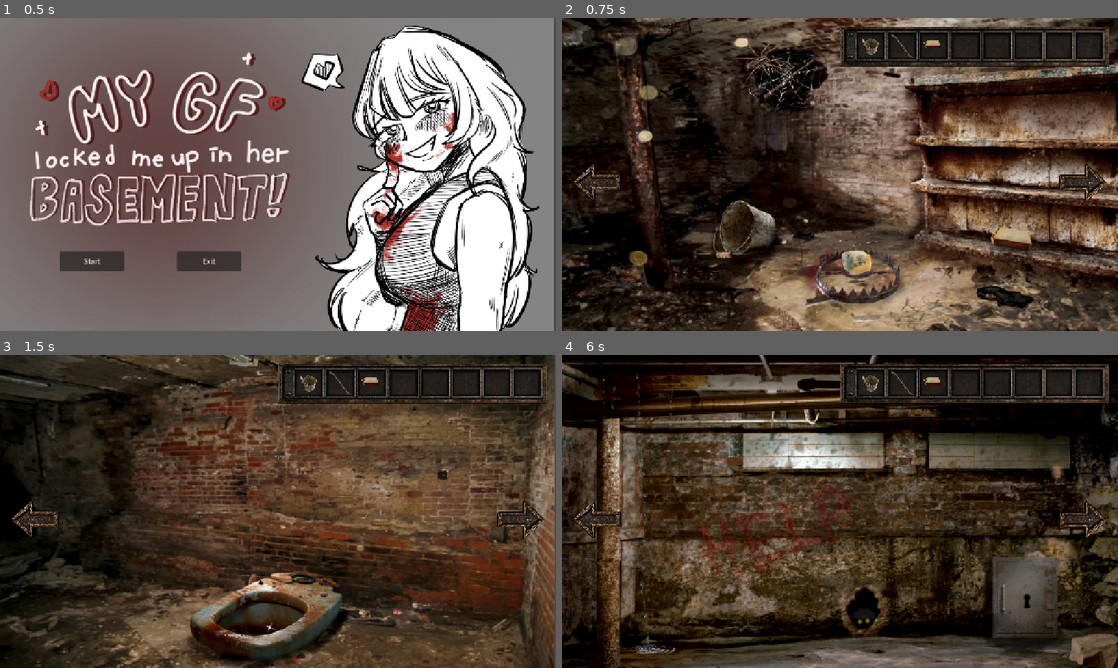
Above: before the commit, frames 1-4 (two rows, left to right).
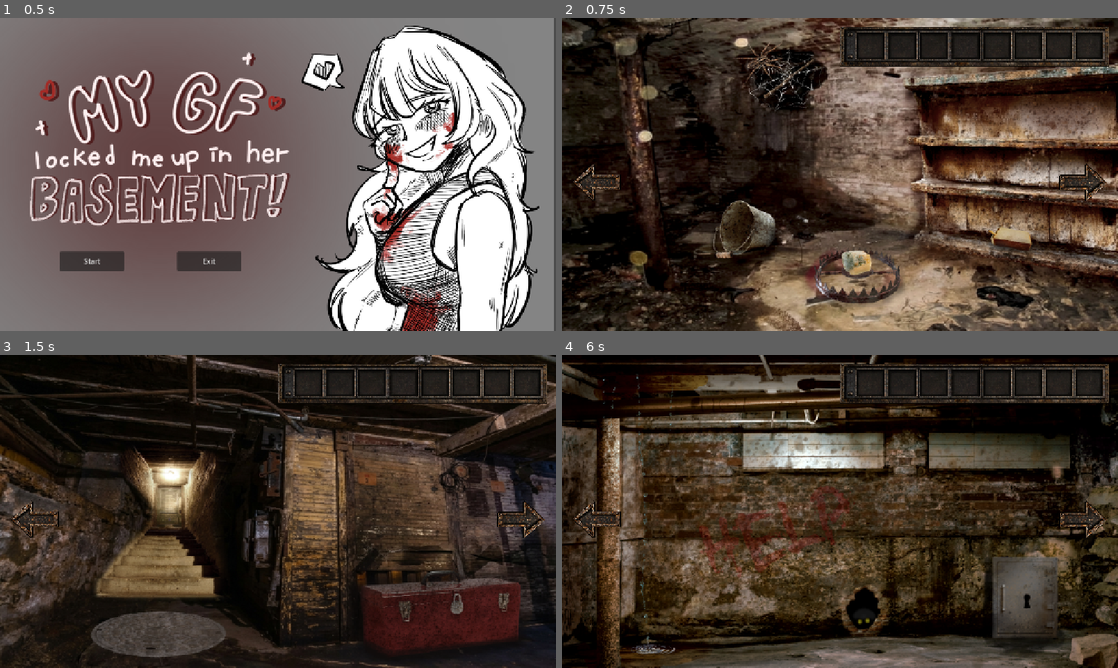
Above: after the commit, the same moments.

Repository: eseo564/Gamedevproject
Game: Godot game, scene res://scenes/Title.tscn
The game is run twice, just before and just after one commit, with the same random seed, the same clock (stepped at 60 frames per second) and the same inputs.
Inputs (mouse positions are in pixels of both pictures, inside the frame that each line leads up to):
- Up to frame 1 (0.5 s): no input
- Up to frame 2 (0.75 s): click "Start" at 0.5 s
- Up to frame 3 (1.5 s): click (33, 520) at 1.25 s
- Up to frame 4 (6 s): click (1084, 520) at 2 s; click (595, 520) at 2.75 s; click (1084, 520) at 3.5 s; click (595, 520) at 4.25 s; click (1084, 520) at 5 s; tap Enter at 5.75 s; move the mouse to (745, 567) at 5.77 s; click (745, 567) at 5.92 s

Frame 1 is identical in both runs. In frame 2, 0.2% of the frame differs, in the area x 54-68%, y 4-13%; in frame 3, 68%, in the area x 0-100%, y 0-100%; in frame 4, 0.2%.

Commit message:
room1 interactables done, working on room2 (not dialouge)

Diff:
--- a/scenes/Title.tscn
+++ b/scenes/Title.tscn
@@ -23,6 +23,7 @@
 offset_top = 537.0
 offset_right = 286.0
 offset_bottom = 582.0
+mouse_default_cursor_shape = 2
 text = "Start
 "
 
@@ -32,6 +33,7 @@
 offset_top = 537.0
 offset_right = 556.0
 offset_bottom = 582.0
+mouse_default_cursor_shape = 2
 text = "Exit"
 
 [connection signal="pressed" from="Button Manager/Start" to="." method="_on_start_pressed"]
--- a/scripts/game_manager.gd
+++ b/scripts/game_manager.gd
@@ -4,26 +4,21 @@
 var bucket_acquired = false
 var cheese_acquired = false
 var matches_acquired = false
-
+var stick_acquired = false
 var web_burned = false
-var web_interactions = 0
 
 # Room 2
-
-var rat_hole_interactions = 0
 var rat_removed = false
-
+var bucket_placed = false
 var bucket_filled = false
-
 var safe_opened = false
 var wall_code_discovered = false
+var uv_light_acquired = false
 
 # Room 3
-
 var padlock_dial_attached = false
 var toolbox_opened = false
 var sewer_opened = false
 
 # Toilet Room
-
 var toilet_flushed = false
--- a/scripts/inventory/inventory_ui.gd
+++ b/scripts/inventory/inventory_ui.gd
@@ -3,14 +3,14 @@
 
 var item_textures = {
 	"bucket": preload("res://assets/items/bucket.png"),
-	"filled_water_bucket": preload("res://assets/items/cheese.png"),
-	"matches": preload("res://assets/items/crowbar.png"),
-	"stick": preload("res://assets/items/key.png"),
-	"cheese": preload("res://assets/items/match.png"),
+	"filled_water_bucket": preload("res://assets/items/water_bucket.png"),
+	"matches": preload("res://assets/items/match.png"),
+	"stick": preload("res://assets/items/stick.png"),
+	"cheese": preload("res://assets/items/cheese.png"),
 	"padlock_dial": preload("res://assets/items/padlockdial.png"),
-	"key": preload("res://assets/items/stick.png"),
+	"key": preload("res://assets/items/key.png"),
 	"uv_light": preload("res://assets/items/UV_light.png"),
-	"crowbar": preload("res://assets/items/water_bucket.png")
+	"crowbar": preload("res://assets/items/crowbar.png")
 }
 
 
@@ -27,6 +27,7 @@
 func update_inventory():
 	var slots = get_children()
 
+	# Reset every slot
 	for slot in slots:
 		var icon = slot.get_node("Icon")
 		var selection = slot.get_node("Selection")
@@ -34,6 +35,11 @@
 		icon.texture = null
 		selection.hide()
 
+		# Empty slots use normal cursor
+		slot.mouse_default_cursor_shape = Control.CURSOR_ARROW
+
+
+	# Fill slots with owned items
 	for i in range(min(Inventory.items.size(), slots.size())):
 		var item_name = Inventory.items[i]
 		var slot = slots[i]
@@ -43,6 +49,10 @@
 		if item_textures.has(item_name):
 			icon.texture = item_textures[item_name]
 
+			# Owned item uses pointing-hand cursor
+			slot.mouse_default_cursor_shape = Control.CURSOR_POINTING_HAND
+
+		# Show selection highlight
 		if Inventory.is_selected(item_name):
 			selection.show()
 
--- a/scripts/main.gd
+++ b/scripts/main.gd
@@ -3,8 +3,7 @@
 var rooms = [
 	preload("res://scenes/rooms/room1.tscn"),
 	preload("res://scenes/rooms/room2.tscn"),
-	preload("res://scenes/rooms/room3.tscn"),
-	preload("res://scenes/rooms/tolietroom.tscn")
+	preload("res://scenes/rooms/room3.tscn")
 ]
 
 var current_room_index = 0
@@ -14,21 +13,40 @@
 	$CanvasLayer/LeftArrow.pressed.connect(_on_left_arrow_pressed)
 	$CanvasLayer/RightArrow.pressed.connect(_on_right_arrow_pressed)
 
-	# TEMPORARY INVENTORY TEST
-	Inventory.add_item("bucket")
-	Inventory.add_item("matches")
-	Inventory.add_item("cheese")
+	$CanvasLayer/LeftArrow.mouse_default_cursor_shape = Control.CURSOR_POINTING_HAND
+	$CanvasLayer/RightArrow.mouse_default_cursor_shape = Control.CURSOR_POINTING_HAND
+
 	load_room()
 
 
 func load_room():
-	# Remove the current room
+	# Remove current room
 	for room in $CurrentRoom.get_children():
 		room.queue_free()
 
-	# Add the new room
+	# Load new room
 	var new_room = rooms[current_room_index].instantiate()
 	$CurrentRoom.add_child(new_room)
+
+	# Set up pointing cursor for this room
+	setup_hover_cursors(new_room)
+
+
+func setup_hover_cursors(room):
+	var interactables = room.get_node("Interactables")
+
+	for interactable in interactables.get_children():
+		if interactable is Area2D:
+			interactable.mouse_entered.connect(_on_interactable_hover)
+			interactable.mouse_exited.connect(_on_interactable_exit)
+
+
+func _on_interactable_hover():
+	Input.set_default_cursor_shape(Input.CURSOR_POINTING_HAND)
+
+
+func _on_interactable_exit():
+	Input.set_default_cursor_shape(Input.CURSOR_ARROW)
 
 
 func _on_right_arrow_pressed():
--- a/scripts/rooms/room1.gd
+++ b/scripts/rooms/room1.gd
@@ -4,13 +4,26 @@
 @onready var cheese = $Interactables/Cheese
 @onready var web = $Interactables/Web
 @onready var matches = $Interactables/Matches
+@onready var background = $Background
 
+var bg_start = preload("res://assets/backgrounds/room1/room1_start.png")
+var bg_bucket = preload("res://assets/backgrounds/room1/room1_bucket_collected.png")
+var bg_matches = preload("res://assets/backgrounds/room1/room1_matches_collected.png")
+var bg_matches_bucket = preload("res://assets/backgrounds/room1/room1_matches_bucket_collected.png")
+var bg_cheese = preload("res://assets/backgrounds/room1/room1_cheese_collected.png")
+var bg_cheese_bucket_not = preload("res://assets/backgrounds/room1/room1_cheese_collected_bucket_not.png")
+var bg_web_burnt = preload("res://assets/backgrounds/room1/room1_web_burnt.png")
+var bg_web_burnt_bucket_not = preload("res://assets/backgrounds/room1/room1_web_burnt_bucket_not_collected.png")
+var bg_stick = preload("res://assets/backgrounds/room1/room1_stick_collected.png")
+var bg_bucket_not_stick_not = preload("res://assets/backgrounds/room1/room1_bucket_not_collected_stick_not_collected.png")
 
 func _ready():
 	bucket.input_event.connect(_on_bucket_clicked)
 	cheese.input_event.connect(_on_cheese_clicked)
 	web.input_event.connect(_on_web_clicked)
 	matches.input_event.connect(_on_matches_clicked)
+
+	update_room()
 
 
 func _on_bucket_clicked(_viewport, event, _shape_idx):
@@ -38,16 +51,93 @@
 
 
 func interact_with_bucket():
-	print("bucket")
+	if GameManager.bucket_acquired:
+		return
+
+	GameManager.bucket_acquired = true
+	Inventory.add_item("bucket")
+
+	update_room()
 
 
 func interact_with_cheese():
-	print("cheese")
+	if GameManager.cheese_acquired:
+		return
+
+	if Inventory.selected_item == "stick":
+		GameManager.cheese_acquired = true
+
+		Inventory.remove_item("stick")
+		Inventory.add_item("cheese")
+
+		update_room()
+		return
 
 
 func interact_with_web():
-	print("I hate spiders, but there's something behind that web.")
+	if GameManager.web_burned:
+		if not GameManager.stick_acquired:
+			GameManager.stick_acquired = true
+			Inventory.add_item("stick")
+
+
+			update_room()
+
+		return
+
+
+	if Inventory.selected_item == "matches":
+		GameManager.web_burned = true
+
+		Inventory.remove_item("matches")
+		Inventory.clear_selection()
+
+		update_room()
+		return
 
 
 func interact_with_matches():
-	print("matches.")
+	if GameManager.matches_acquired:
+		return
+
+	GameManager.matches_acquired = true
+	Inventory.add_item("matches")
+
+	update_room()
+
+
+func update_room():
+	if GameManager.cheese_acquired and GameManager.bucket_acquired:
+		background.texture = bg_cheese
+
+	elif GameManager.cheese_acquired:
+		background.texture = bg_cheese_bucket_not
+
+	elif GameManager.stick_acquired and not GameManager.bucket_acquired:
+		background.texture = bg_web_burnt_bucket_not
+
+	elif GameManager.stick_acquired:
+		background.texture = bg_stick
+
+	elif GameManager.web_burned and not GameManager.bucket_acquired:
+		background.texture = bg_bucket_not_stick_not
+
+	elif GameManager.web_burned:
+		background.texture = bg_web_burnt
+
+	elif GameManager.matches_acquired and GameManager.bucket_acquired:
+		background.texture = bg_matches_bucket
+
+	elif GameManager.matches_acquired:
+		background.texture = bg_matches
+
+	elif GameManager.bucket_acquired:
+		background.texture = bg_bucket
+
+	else:
+		background.texture = bg_start
+
+	bucket.visible = not GameManager.bucket_acquired
+	matches.visible = not GameManager.matches_acquired
+	cheese.visible = not GameManager.cheese_acquired
+	web.visible = not GameManager.stick_acquired
--- a/scripts/rooms/room2.gd
+++ b/scripts/rooms/room2.gd
@@ -1,9 +1,20 @@
 extends Node2D
 
+@onready var background = $Background
 @onready var safe = $Interactables/Safe
 @onready var wall_code = $Interactables/WallCode
 @onready var water = $Interactables/Water
 @onready var rat_hole = $Interactables/RatHole
+
+var bg_start = preload("res://assets/backgrounds/room2/room2_start.png")
+var bg_no_rat = preload("res://assets/backgrounds/room2/room2_no_rat_no_bucket.png")
+var bg_bucket = preload("res://assets/backgrounds/room2/room2_bucket.png")
+var bg_bucket_filled = preload("res://assets/backgrounds/room2/room2_bucket_filled.png")
+var bg_bucket_filled_no_rat = preload("res://assets/backgrounds/room2/room2_bucket_filled_no_rat.png")
+var bg_bucket_no_rat = preload("res://assets/backgrounds/room2/room2_bucket_no_rat.png")
+var bg_safe_opened = preload("res://assets/backgrounds/room2/room2_safe_opened.png")
+var bg_uv_collected = preload("res://assets/backgrounds/room2/room2_UV_collected.png")
+var bg_wall_code = preload("res://assets/backgrounds/room2/room2_wall_code.png")
 
 
 func _ready():
@@ -11,6 +22,8 @@
 	wall_code.input_event.connect(_on_wall_code_clicked)
 	water.input_event.connect(_on_water_clicked)
 	rat_hole.input_event.connect(_on_rat_hole_clicked)
+
+	update_room()
 
 
 func _on_safe_clicked(_viewport, event, _shape_idx):
@@ -38,16 +51,73 @@
 
 
 func interact_with_safe():
-	print("The safe is locked.")
+	if GameManager.safe_opened:
+		if not GameManager.uv_light_acquired:
+			GameManager.uv_light_acquired = true
+			Inventory.add_item("uv_light")
+			update_room()
+		return
+
+	if Inventory.selected_item == "key":
+		GameManager.safe_opened = true
+		Inventory.remove_item("key")
+		update_room()
 
 
 func interact_with_wall_code():
-	print("There's something written on the wall.")
+	if GameManager.wall_code_discovered:
+		return
+
+	if Inventory.selected_item == "uv_light":
+		GameManager.wall_code_discovered = true
+		update_room()
 
 
 func interact_with_water():
-	print("It's an empty bucket.")
+	if GameManager.bucket_placed:
+		return
+
+	if Inventory.selected_item == "bucket":
+		GameManager.bucket_placed = true
+		Inventory.remove_item("bucket")
+		update_room()
 
 
 func interact_with_rat_hole():
-	print("There's a hole in the wall.")
+	if GameManager.rat_removed:
+		return
+
+	if Inventory.selected_item == "cheese":
+		GameManager.rat_removed = true
+		Inventory.remove_item("cheese")
+		Inventory.add_item("padlock_dial")
+		update_room()
+
+
+func update_room():
+	if GameManager.wall_code_discovered:
+		background.texture = bg_wall_code
+
+	elif GameManager.uv_light_acquired:
+		background.texture = bg_uv_collected
+
+	elif GameManager.safe_opened:
+		background.texture = bg_safe_opened
+
+	elif GameManager.bucket_filled and GameManager.rat_removed:
+		background.texture = bg_bucket_filled_no_rat
+
+	elif GameManager.bucket_filled:
+		background.texture = bg_bucket_filled
+
+	elif GameManager.bucket_placed and GameManager.rat_removed:
+		background.texture = bg_bucket_no_rat
+
+	elif GameManager.bucket_placed:
+		background.texture = bg_bucket
+
+	elif GameManager.rat_removed:
+		background.texture = bg_no_rat
+
+	else:
+		background.texture = bg_start
Binary file added: assets/backgrounds/room1/room1_bucket_not_collected_stick_not_collected.png
Not shown, added: assets/backgrounds/room1/room1_bucket_not_collected_stick_not_collected.png.import
Binary file added: assets/backgrounds/room2/room2_no_rat_no_bucket.png
Not shown, added: assets/backgrounds/room2/room2_no_rat_no_bucket.png.import
